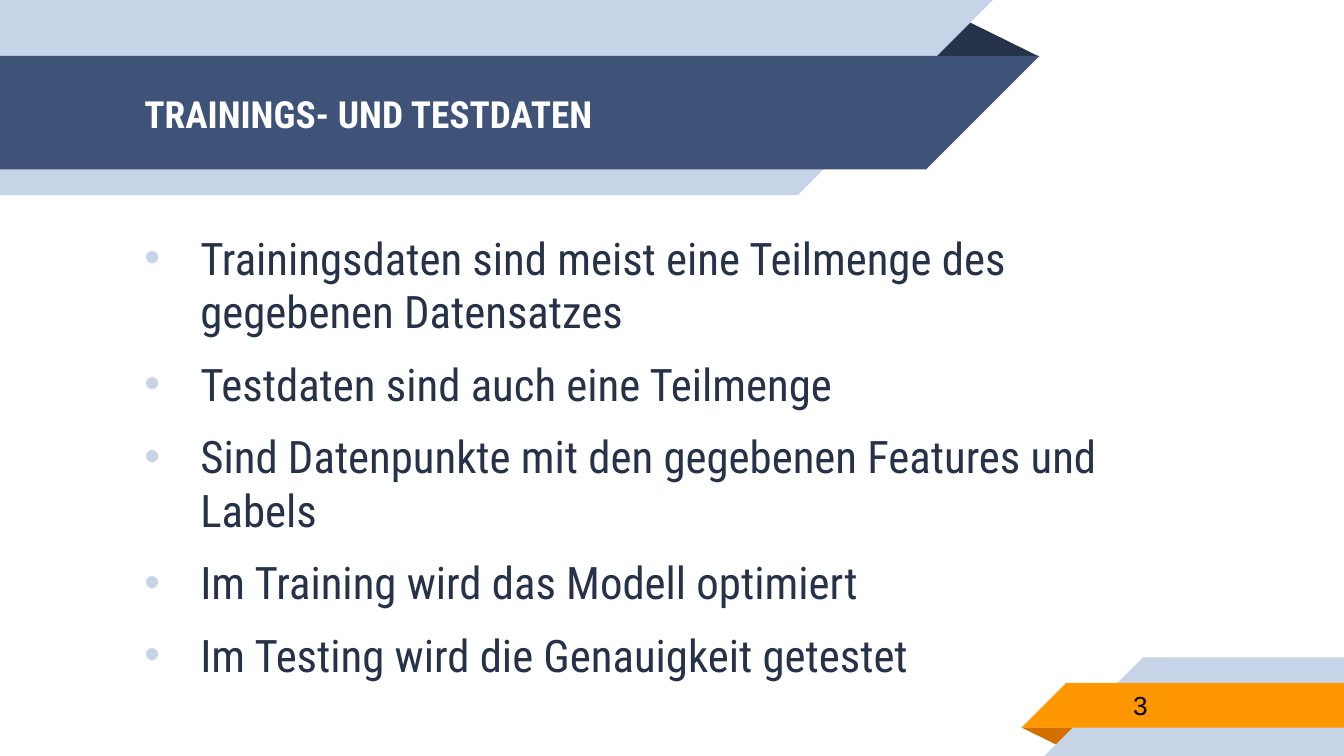
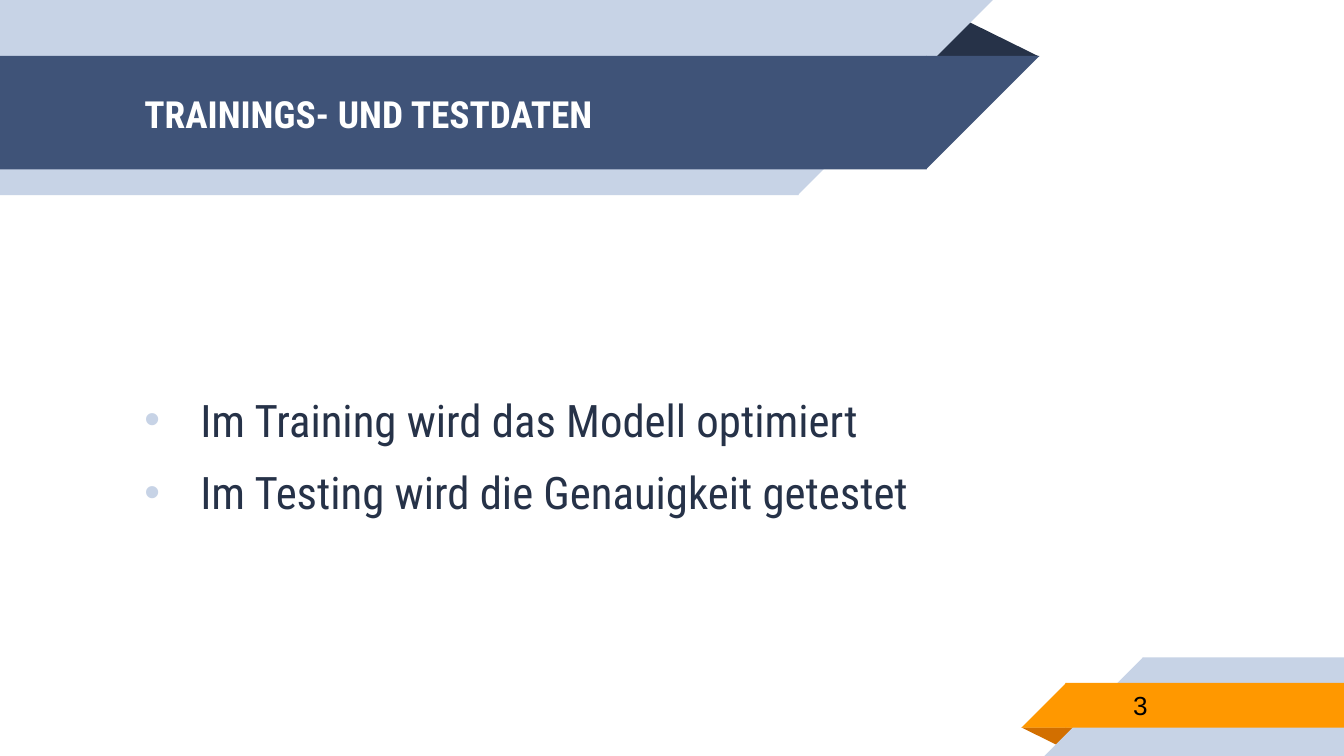
Before and after one commit to franneck94/UdemyML, a slide deck: slide 3 of lectures/SimpleLinearRegression.pptx. Drawn at 1344x756 pixels with LibreOffice and Linux fonts; fonts in the diff are those of the drawing. Boxes give left, top, right and bottom in pixels: in the first picture for what was removed or moved away, otherwise in the second. Text is boxed around its words. In the diff, an @@ line names an element or a change of style, - is before the commit and + after.

```diff
--- a/lectures/SimpleLinearRegression.pptx
+++ b/lectures/SimpleLinearRegression.pptx
@@ text at box(200, 241, 1097, 528): paragraphs removed @@
-• Trainingsdaten sind meist eine Teilmenge des gegebenen Datensatzes
-• Testdaten sind auch eine Teilmenge
-• Sind Datenpunkte mit den gegebenen Features und Labels
```
Also in this commit, not shown: 5 slides removed, 5 other files.
